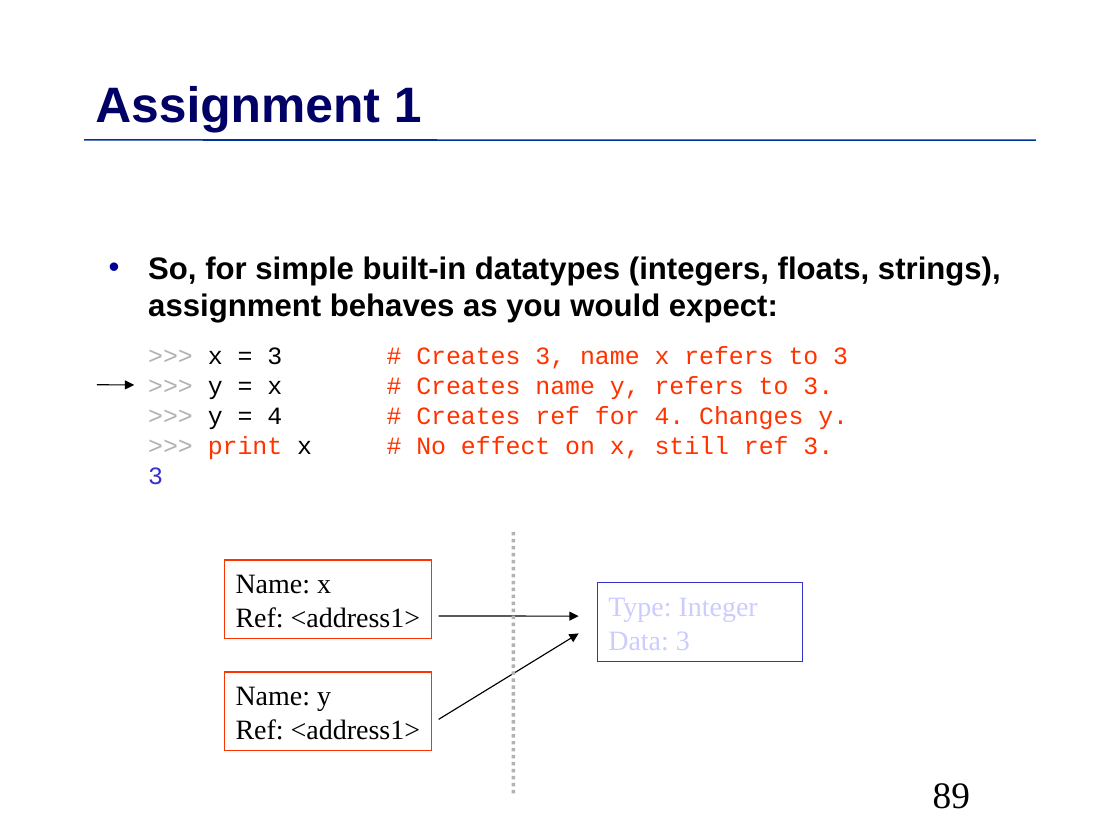
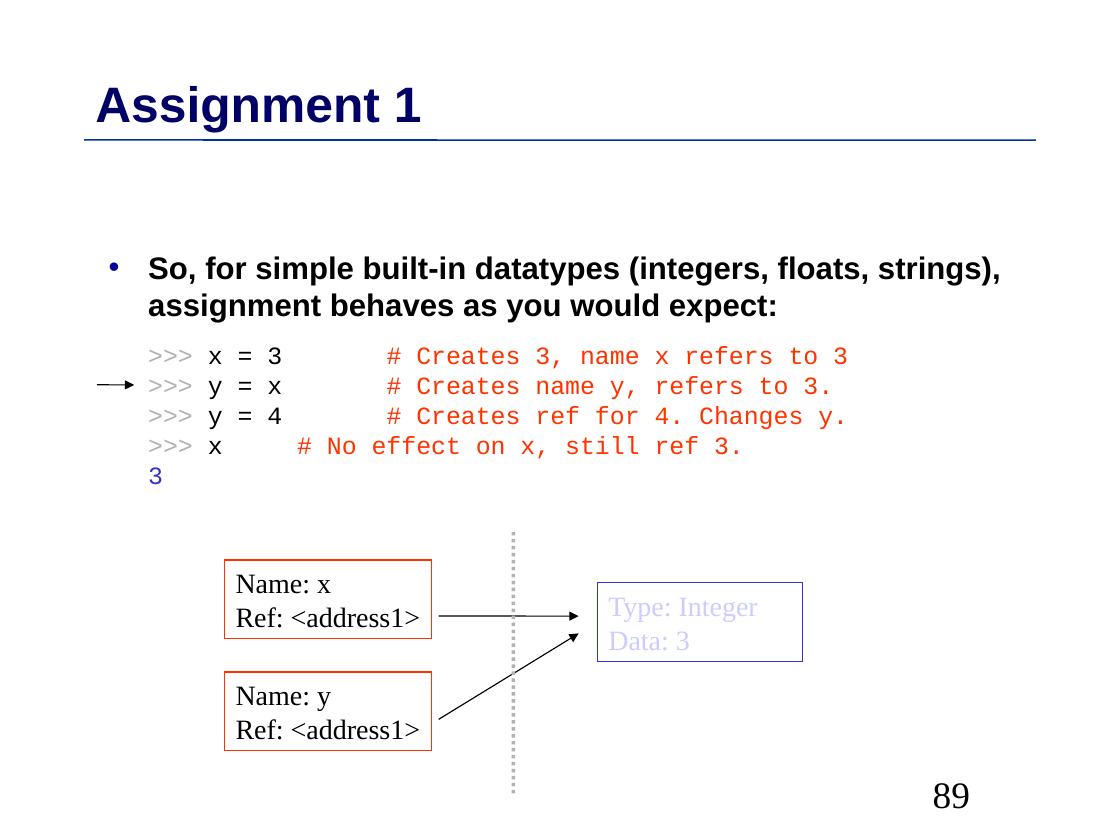
Before and after one commit to MPIDS/Python-Course, a slide deck: slide 89 of 01-basics/Talk/Python-Introduction.odp. Drawn at 1120x840 pixels with LibreOffice and Linux fonts; fonts in the diff are those of the drawing. Boxes give left, top, right and bottom in pixels: in the first picture for what was removed or moved away, otherwise in the second. Text is boxed around its words. In the diff, an @@ line names an element or a change of style, - is before the commit and + after.

```diff
--- a/01-basics/Talk/Python-Introduction.odp
+++ b/01-basics/Talk/Python-Introduction.odp
@@ text at (x1=148, y1=256, x2=1001, y2=485): text changed; text colour #FF3300 to #000000 @@
-• So, for simple built-in datatypes (integers, floats, strings), assignment behaves as you would expect:
-  >>> x = 3 # Creates 3, name x refers to 3
-  >>> y = x # Creates name y, refers to 3.
-  >>> y = 4 # Creates ref for 4. Changes y.
-  >>> print x # No effect on x, still ref 3.
-  3
+• So, for simple built-in datatypes (integers, floats, strings), assignment behaves as you would expect:
+  >>> x = 3 # Creates 3, name x refers to 3
+  >>> y = x # Creates name y, refers to 3.
+  >>> y = 4 # Creates ref for 4. Changes y.
+  >>> x # No effect on x, still ref 3.
+  3
```
Also in this commit, not shown: 46 other slides changed, 1 slide added, 1 slide removed.
